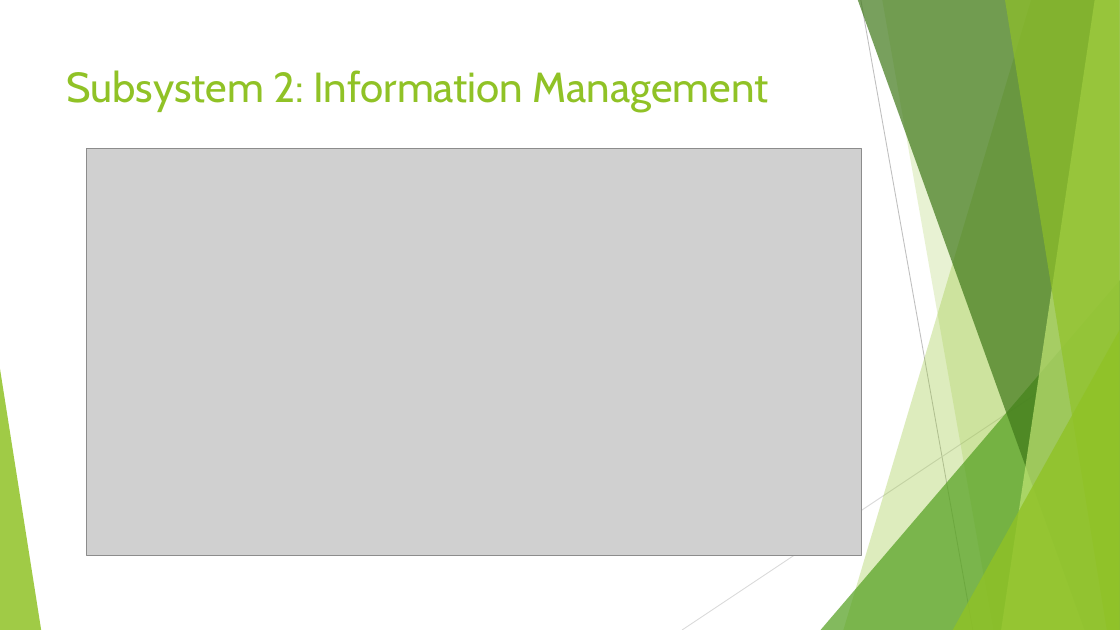
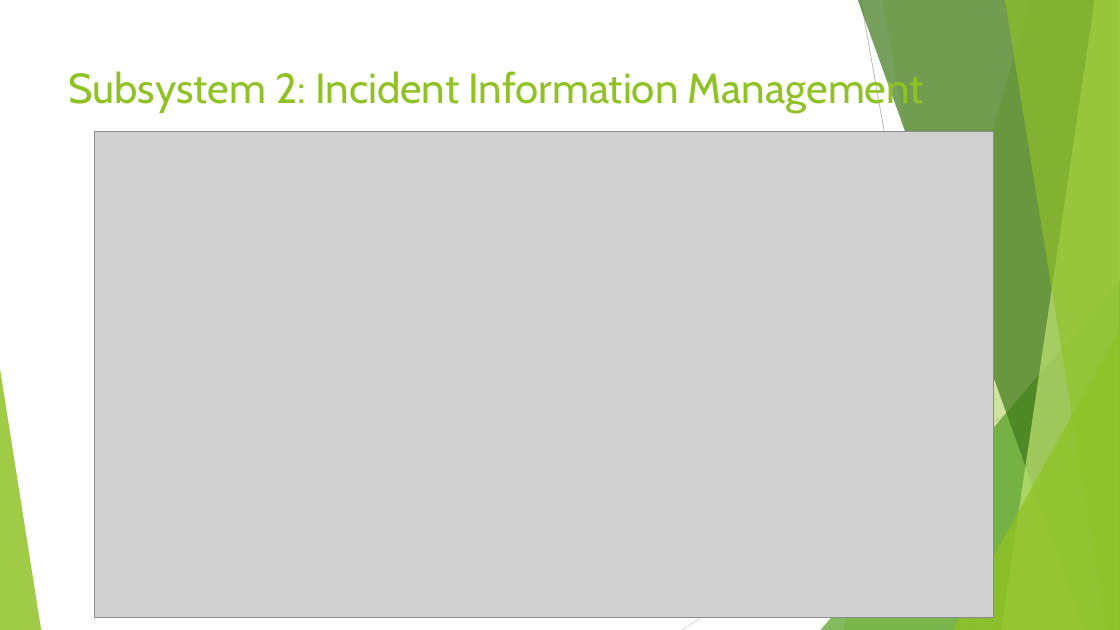
Before and after one commit to horaceyoung/Crisis-Management-System, a slide deck: slide 7 of Presentation Slides new.pptx (slide 10 before the commit). Drawn at 1120x630 pixels with LibreOffice and Linux fonts; fonts in the diff are those of the drawing; grey boxes stand for pictures. Boxes give left, top, right and bottom in pixels: in the first picture for what was removed or moved away, otherwise in the second. Text is boxed around its words. In the diff, an @@ line names an element or a change of style, - is before the commit and + after.

Commit message:
Update on Slides

```diff
--- a/Presentation Slides new.pptx
+++ b/Presentation Slides new.pptx
@@ title at (68,67,924,112): text changed @@
-Subsystem 2: Information Management
+Subsystem 2: Incident Information Management
@@ picture: place and size @@
-picture at (87,149,861,555)
+picture at (94,132,993,618)
```
Also in this commit, not shown: 4 other slides changed, 4 slides removed.
